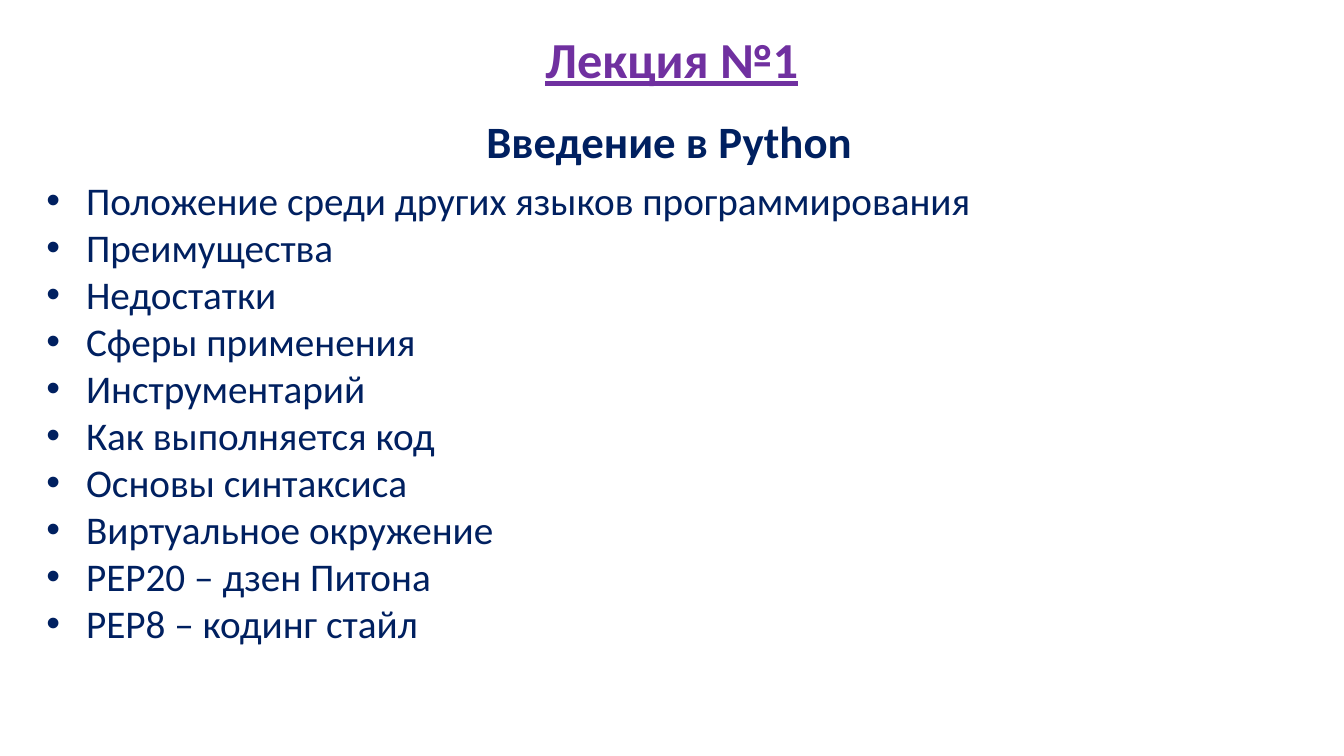
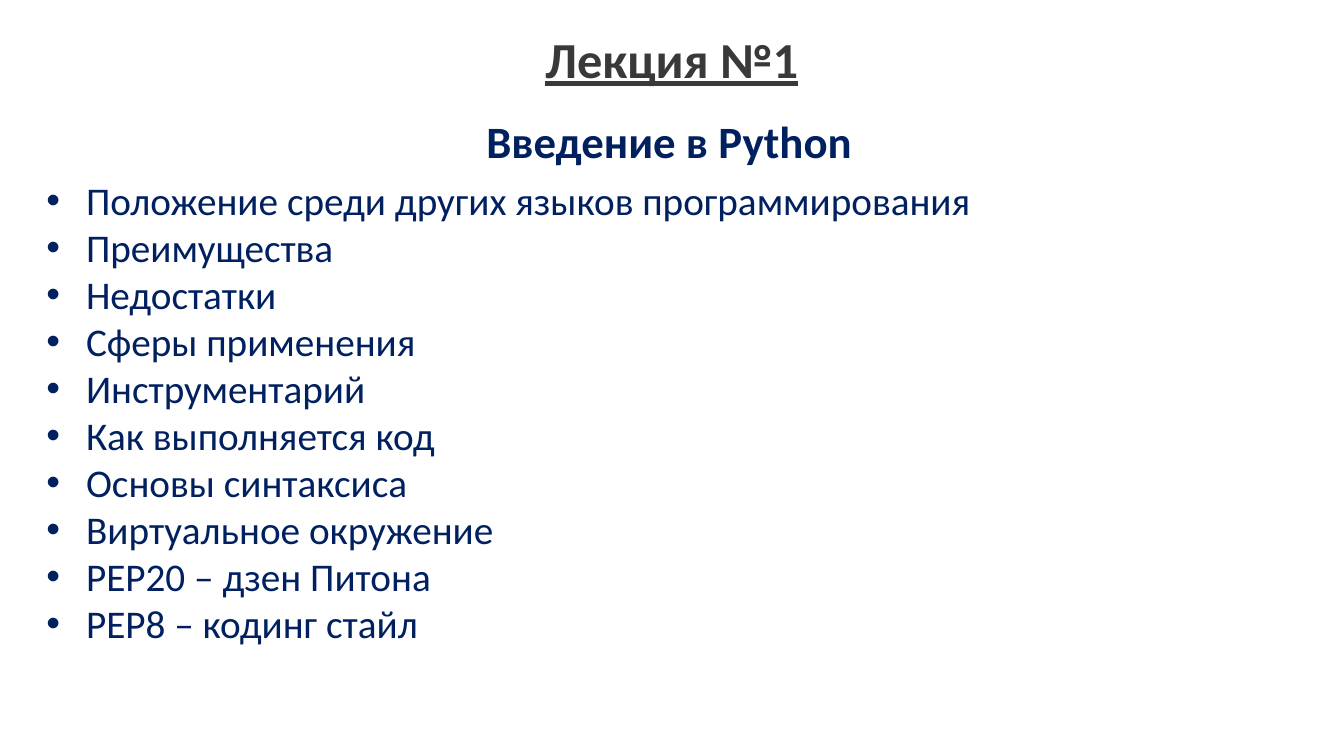
Before and after one commit to ZloiGaMeR/PythonCourseATIS, a slide deck: slide 2 of Lectures/py_lec_1.pptx. Drawn at 1344x756 pixels with LibreOffice and Linux fonts; fonts in the diff are those of the drawing; background and template pictures are left out. Boxes give left, top, right and bottom in pixels: in the first picture for what was removed or moved away, otherwise in the second. Text is boxed around its words. In the diff, an @@ line names an element or a change of style, - is before the commit and + after.

```diff
--- a/Lectures/py_lec_1.pptx
+++ b/Lectures/py_lec_1.pptx
@@ title "Лекция №1" at [545,45,798,86]: text colour #7030A0 to #3B3838 @@
```
Also in this commit, not shown: 1 other slide changed, 1 other file.
